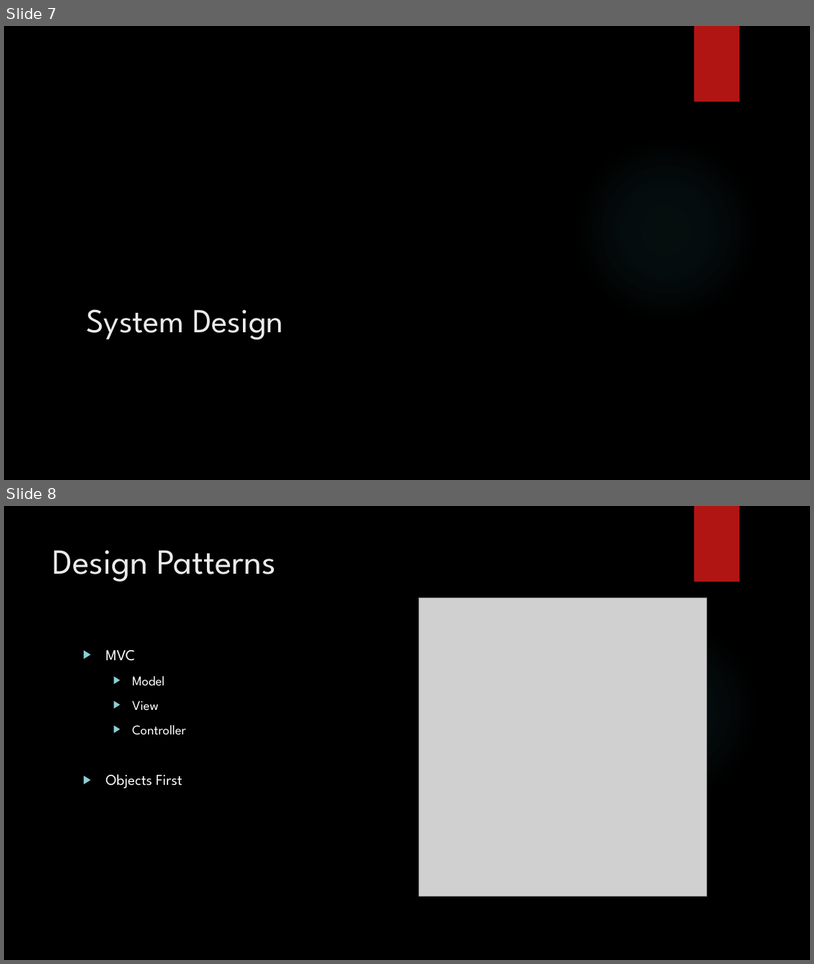
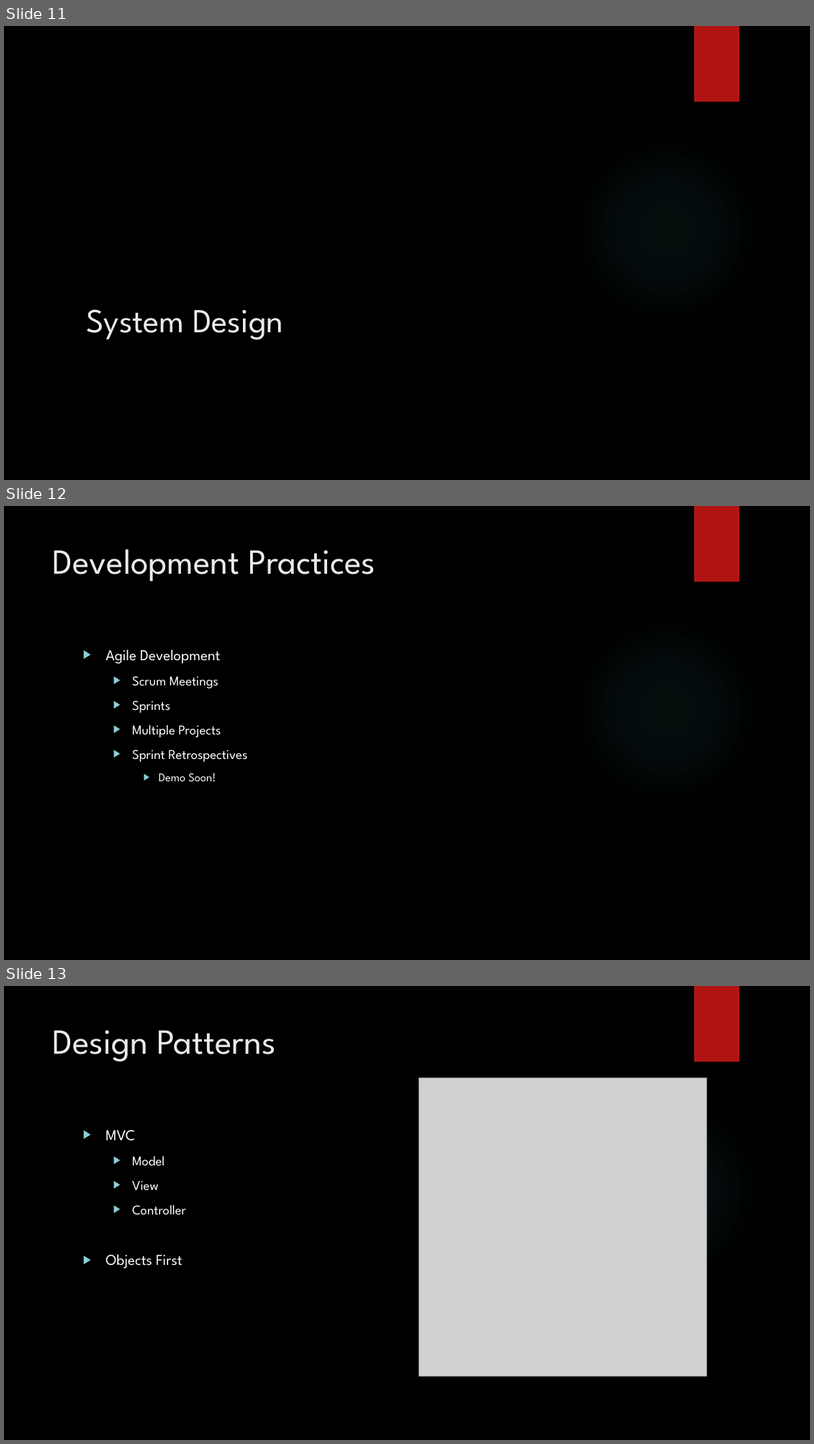
Before and after one commit to DaveWoodie/SpringWater, a slide deck: Project Springwater.pptx. Shown one above the other, each under a label of ours: slides 7 and 8 before the commit, slides 11, 12 and 13 after it. The pictures are 814x964 and 814x1444 pixels, drawn with LibreOffice and Linux fonts; fonts in the diff are those of the drawing; grey boxes stand for pictures; background and template pictures are left out. Boxes give left, top, right and bottom in pixels: in the first picture for what was removed or moved away, otherwise in the second. Text is boxed around its words. In the diff, an @@ line names an element or a change of style, - is before the commit and + after.

```diff
--- a/Project Springwater.pptx
+++ b/Project Springwater.pptx
@@ slide 12 added at box(4, 506, 810, 960), background picture (left out); not listed: 2 template elements that a slide beside it also shows @@
@@ title added at box(53, 549, 376, 582), 42 pt, text #EBEBEB @@
+Development Practices
@@ text added at box(106, 649, 247, 781), 16 pt, text #FFFFFF @@
+▶ Agile Development
+  ▶ Scrum Meetings
+  ▶ Sprints
+  ▶ Multiple Projects
+  ▶ Sprint Retrospectives
+    ▶ Demo Soon!
@@ what was slide 7 is now slide 11 @@
@@ what was slide 8 is now slide 13 @@
```
Also in this commit, not shown: 3 slides changed, 7 other slides added, 1 other file.
